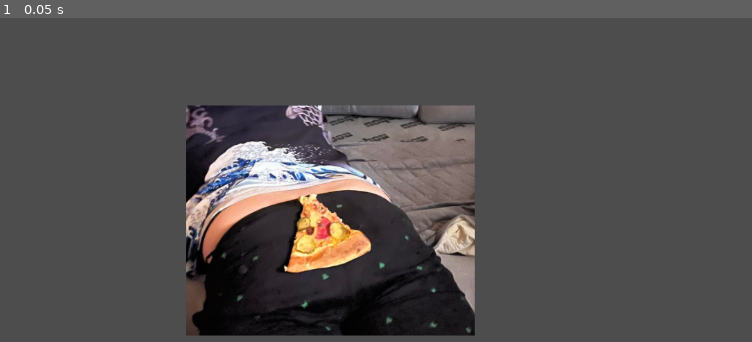
Above: before the commit, frame 1.
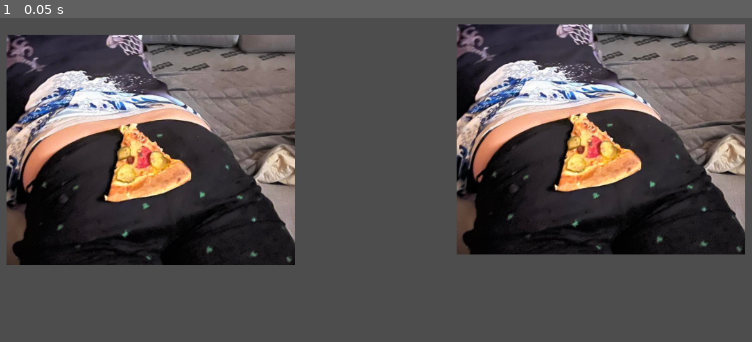
Above: after the commit, the same moment.

Repository: DominikGwizdala/Project_ES
Game: Godot game, scene res://node_2d.tscn
Two runs of this game, one before a commit and one after it. Both use one fixed random seed, a clock stepped at 60 frames per second and the inputs below. The project has no main scene, so this scene is started directly.
Inputs:
- Up to frame 1 (0.05 s): no input

The runs differ from the first frame. In frame 1, 66% of the frame differs, in the area x 0-100%, y 1-99%.

Commit message:
Test
Komit testowy

Diff:
--- a/node_2d.tscn
+++ b/node_2d.tscn
@@ -7,5 +7,9 @@
 [node name="CanvasLayer" type="CanvasLayer" parent="."]
 
 [node name="Pizza" type="Sprite2D" parent="."]
-position = Vector2(524, 324)
+position = Vector2(914, 207)
 texture = ExtResource("1_78lbx")
+
+[node name="Pizza2" type="Sprite2D" parent="."]
+position = Vector2(265, 222)
+texture = ExtResource("1_78lbx")
